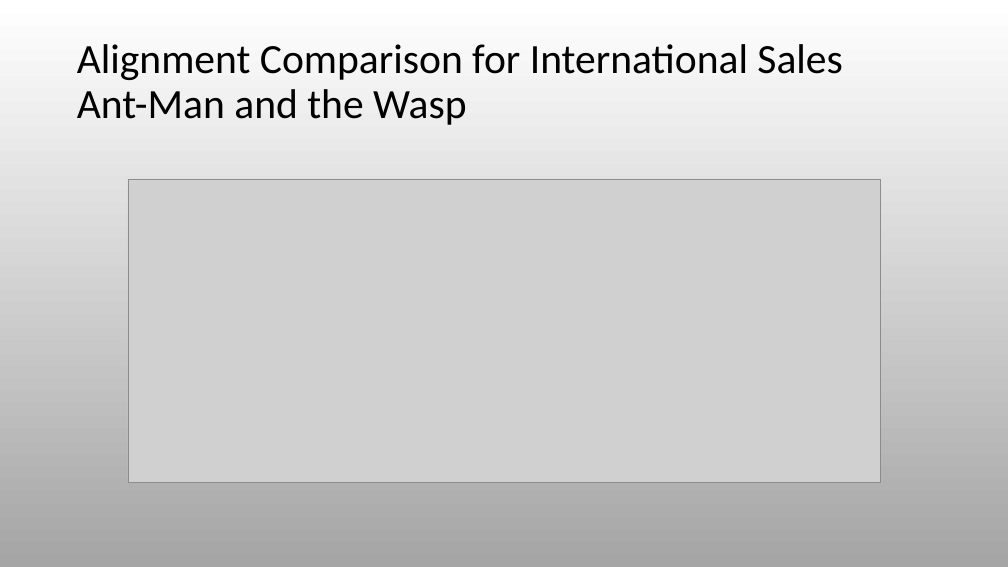
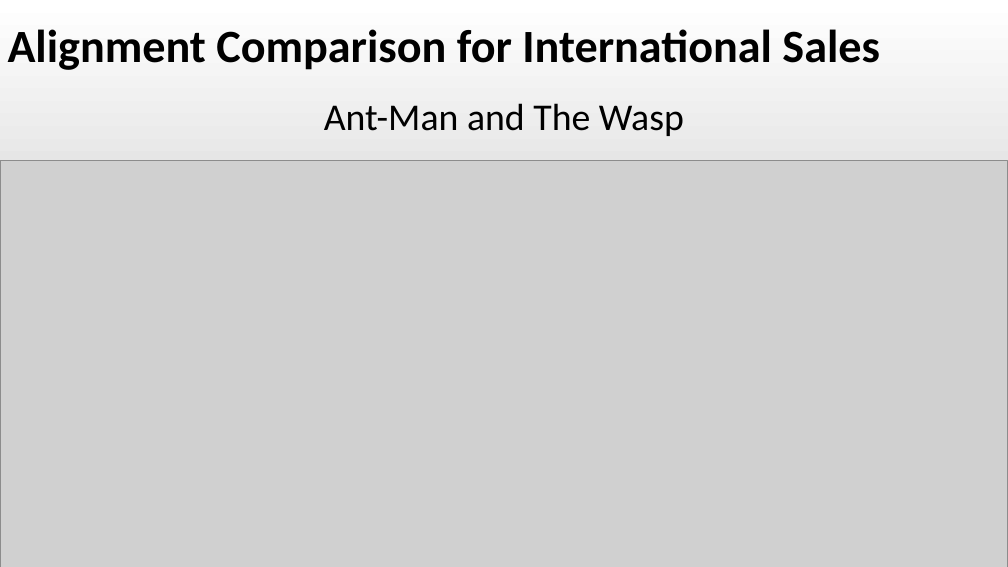
Before and after one commit to RyanSchraeder/Team-Aurora-Marvels, a slide deck: slide 20 of Project_1_Superheros.pptx (slide 19 before the commit). Drawn at 1008x567 pixels with LibreOffice and Linux fonts; fonts in the diff are those of the drawing; grey boxes stand for pictures. Boxes give left, top, right and bottom in pixels: in the first picture for what was removed or moved away, otherwise in the second. Text is boxed around its words. In the diff, an @@ line names an element or a change of style, - is before the commit and + after.

```diff
--- a/Project_1_Superheros.pptx
+++ b/Project_1_Superheros.pptx
@@ text at (x1=8, y1=29, x2=880, y2=70): text changed; size 39.6 to 44 pt; bold on @@
-Alignment Comparison for International Sales
-Ant-Man and the Wasp
+Alignment Comparison for International Sales
@@ text added at (x1=324, y1=103, x2=684, y2=136), 36 pt, text #000000 @@
+Ant-Man and The Wasp
@@ picture resized from (x1=128, y1=179, x2=880, y2=482) to (x1=0, y1=161, x2=1008, y2=567) @@
```
Also in this commit, not shown: 23 other slides changed, 1 slide added.
